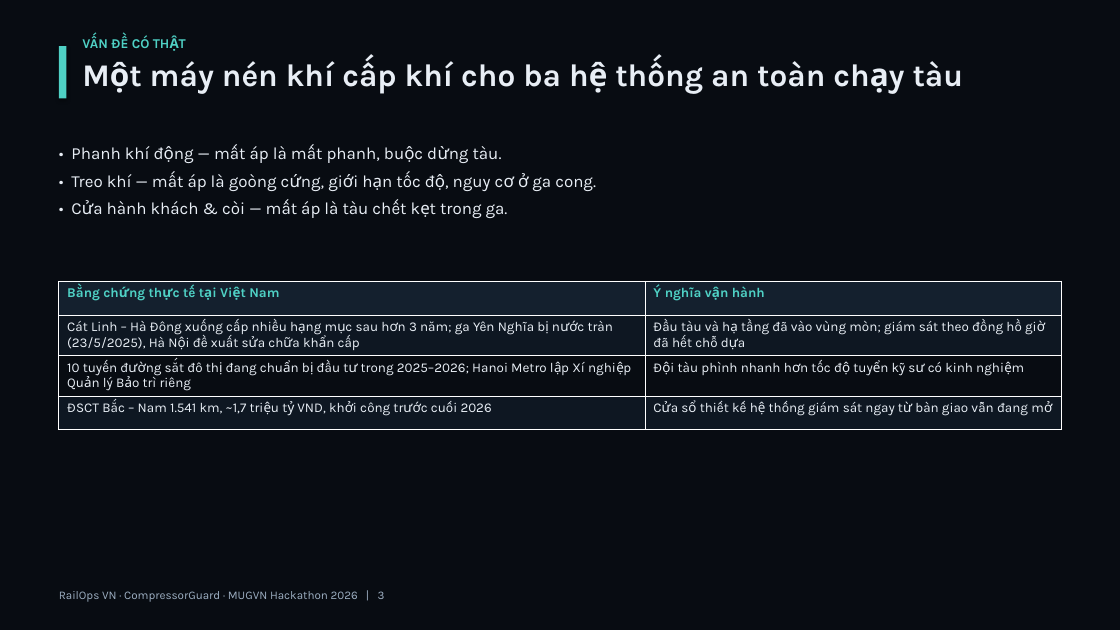
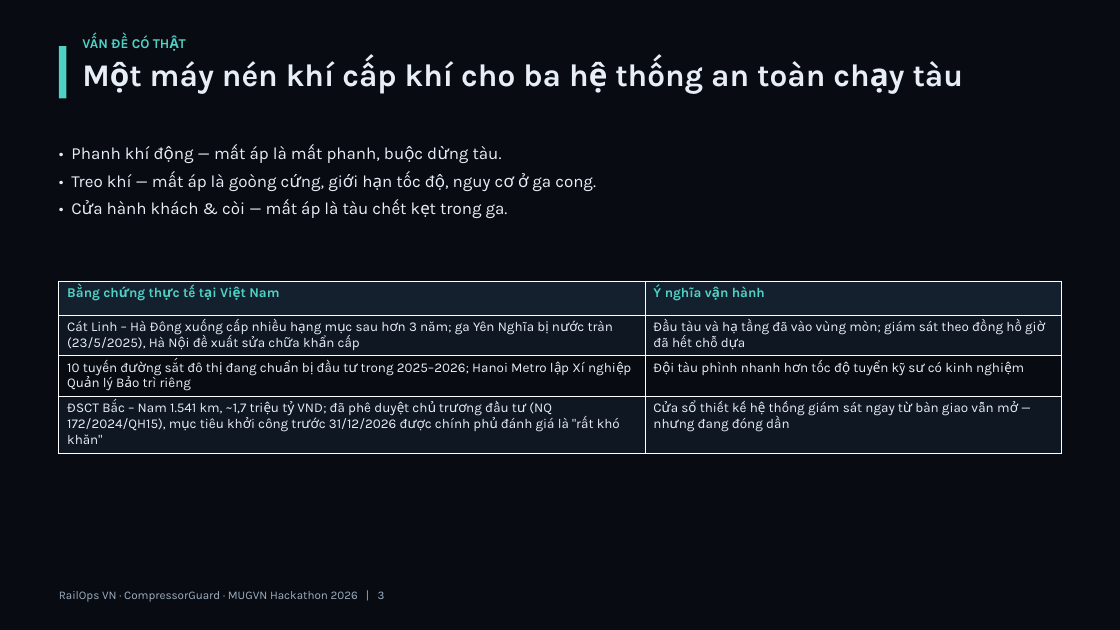
Before and after one commit to gnuhhung317/rails-ops, a slide deck: slide 3 of docs/railops-vn-final-deck.pptx. Drawn at 1120x630 pixels with LibreOffice and Linux fonts; fonts in the diff are those of the drawing. Boxes give left, top, right and bottom in pixels: in the first picture for what was removed or moved away, otherwise in the second. Text is boxed around its words. In the diff, an @@ line names an element or a change of style, - is before the commit and + after.

```diff
--- a/docs/railops-vn-final-deck.pptx
+++ b/docs/railops-vn-final-deck.pptx
@@ table at (59, 281, 1061, 448) @@
@@ row 4, column 1: "ĐSCT Bắc – Nam 1.541 km, ~1,7 triệu tỷ VND, khởi công trước cuối 2026" to "ĐSCT Bắc – Nam 1.541 km, ~1,7 triệu tỷ VND; đã phê duyệt chủ trương đầu tư (NQ 172/2024/QH15), mục tiêu khởi công trước 31/12/2026 được chính phủ đánh giá là "rất khó khăn"" @@
-row 4, column 2: Cửa sổ thiết kế hệ thống giám sát ngay từ bàn giao vẫn đang mở
+row 4, column 2: Cửa sổ thiết kế hệ thống giám sát ngay từ bàn giao vẫn mở — nhưng đang đóng dần
```
Also in this commit, not shown: 3 other slides changed, 2 other files.
